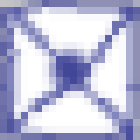
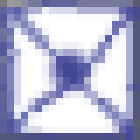
Two versions of the same layered image (140px x 140px). Layer-by-layer changes:
added layer "Labels Y" above "Labels X" over [0, 0, 140, 140]
added layer "Labels X" above "Labels Empty" over [0, 0, 140, 140]
added layer "Labels Empty" above "Borders" over [0, 0, 140, 140]
